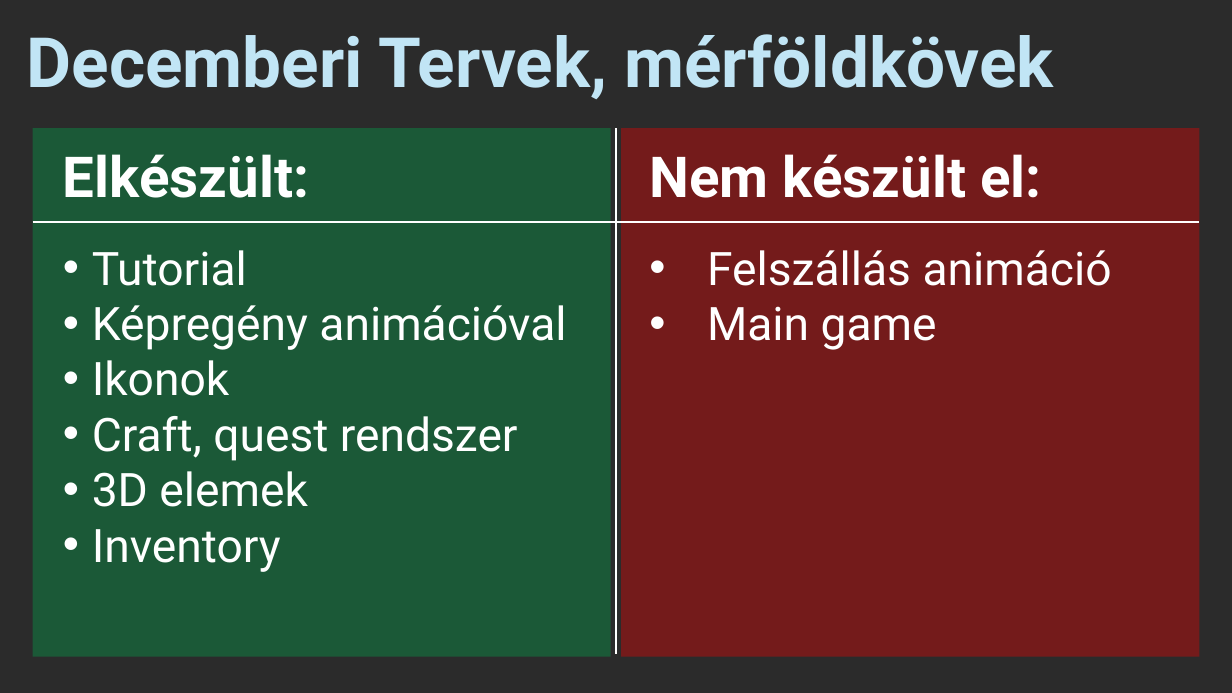
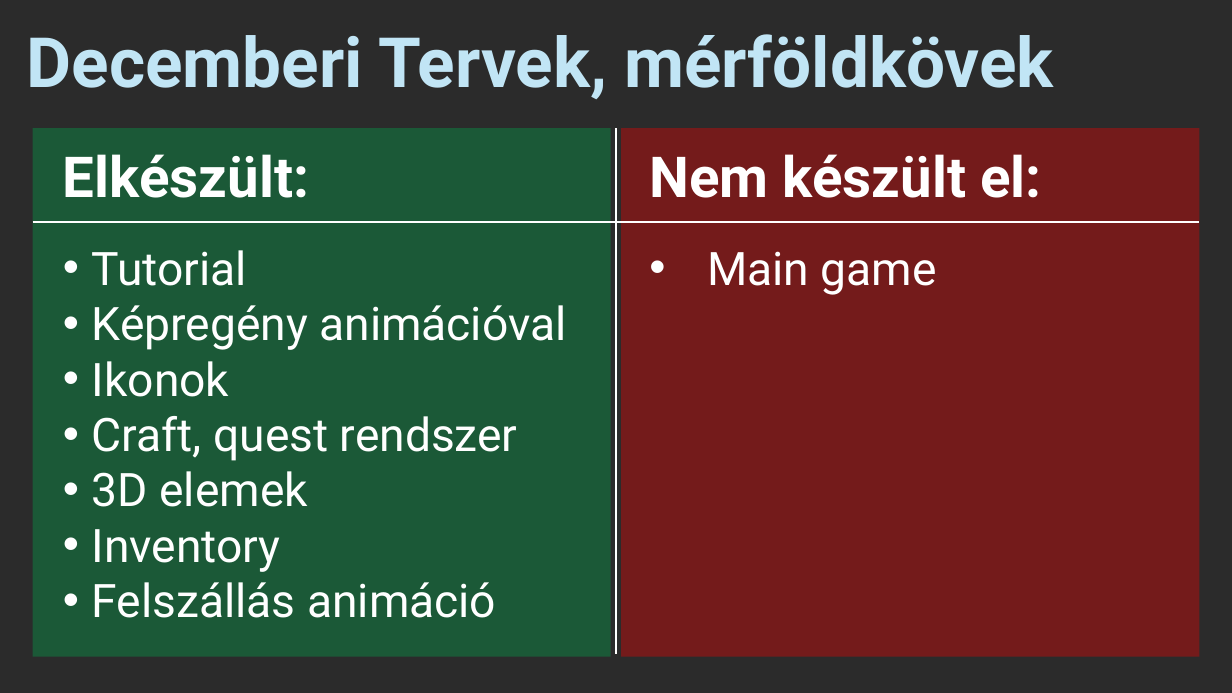
Before and after one commit to Z0lcs/SPACE-DUCK, a slide deck: slide 4 of PPT/Workshop_jan.pptx. Drawn at 1232x693 pixels with LibreOffice and Linux fonts; fonts in the diff are those of the drawing; background and template pictures are left out; a plain dark background stands for a picture behind light text. Boxes give left, top, right and bottom in pixels: in the first picture for what was removed or moved away, otherwise in the second. Text is boxed around its words. In the diff, an @@ line names an element or a change of style, - is before the commit and + after.

```diff
--- a/PPT/Workshop_jan.pptx
+++ b/PPT/Workshop_jan.pptx
@@ text at box(707, 250, 1112, 286): paragraph removed @@
-• Felszállás animáció
@@ text at box(92, 582, 496, 618): paragraph added @@
+• Felszállás animáció
```
Also in this commit, not shown: 4 other slides changed, 1 slide added.
